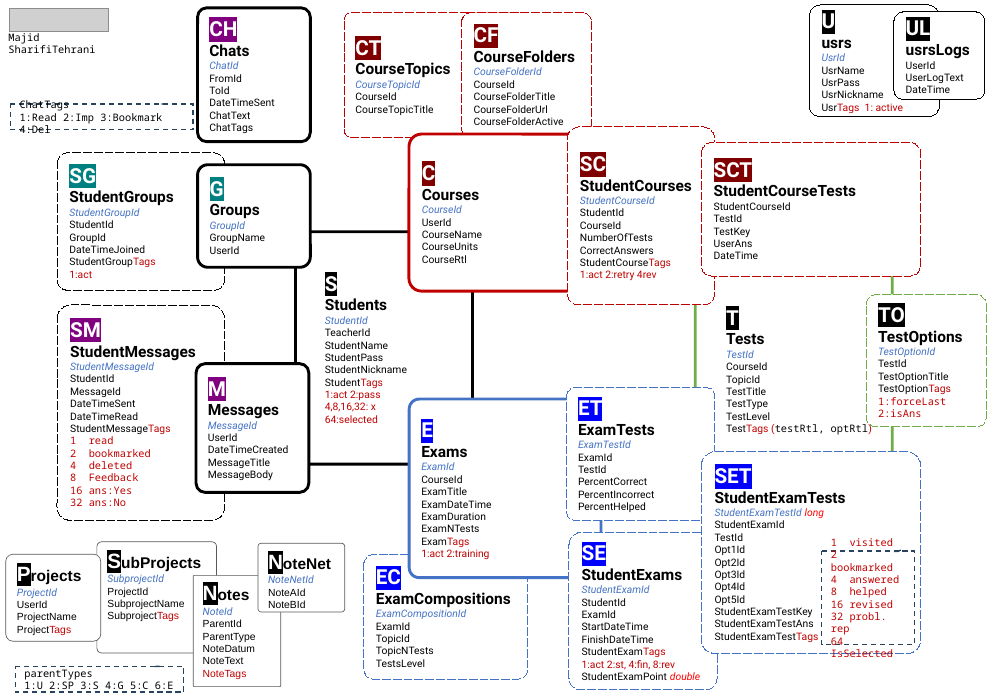
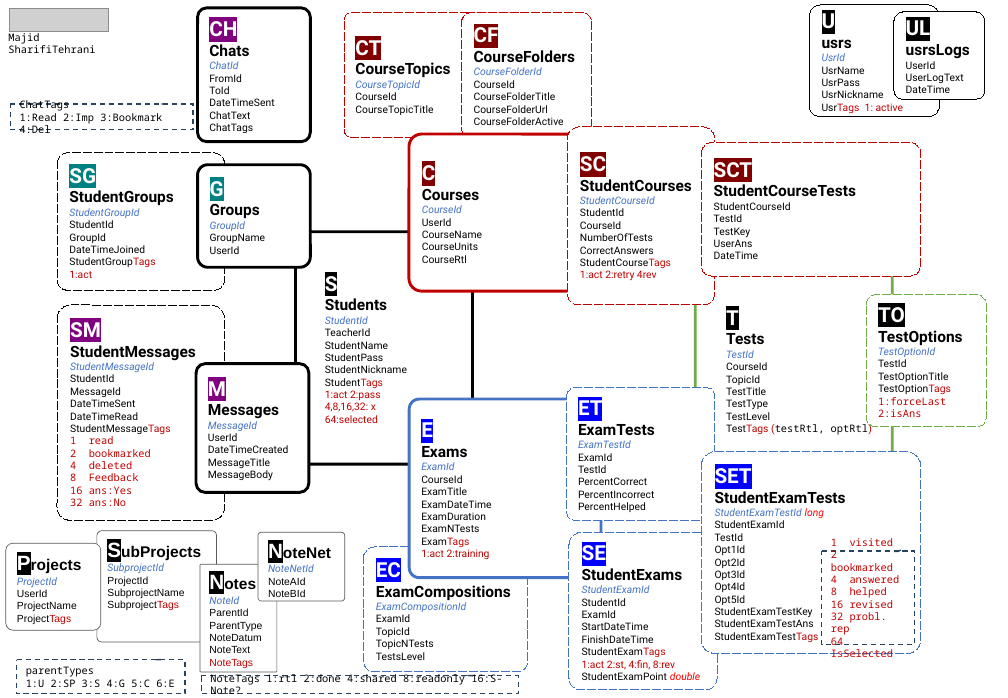
Before and after one commit to msht-ir/Examiner_blazorWebApp, a slide deck: slide 1 of ExaminerB/.appCatalog/ExaminerB notes 1404.pptx. Drawn at 1008x698 pixels with LibreOffice and Linux fonts; fonts in the diff are those of the drawing; grey boxes stand for pictures. Boxes give left, top, right and bottom in pixels: in the first picture for what was removed or moved away, otherwise in the second. Text is boxed around its words. In the diff, an @@ line names an element or a change of style, - is before the commit and + after.

```diff
--- a/ExaminerB/.appCatalog/ExaminerB notes 1404.pptx
+++ b/ExaminerB/.appCatalog/ExaminerB notes 1404.pptx
@@ 3 rounded rectangles: place and size @@
-3 rounded rectangles at (6,542,344,653)
+3 rounded rectangles at (6,531,344,642)
@@ rounded rectangle "Notes": place and size @@
-rounded rectangle "Notes" at (194,575,281,687)
+rounded rectangle "Notes" at (200,564,277,672)
@@ rounded rectangle "EC": place and size @@
-rounded rectangle "EC" at (364,554,529,679)
+rounded rectangle "EC" at (364,547,529,672)
@@ border callout "parentTypes": place and size @@
-border callout "parentTypes" at (15,666,183,692)
+border callout "parentTypes" at (17,660,185,693)
@@ border callout added at (201,676,518,693), outline #28445D 1 pt dashed, 8 pt, text #000000 @@
+NoteTags 1:rtl 2:done 4:shared 8:readonly 16:S-Note?
```
Also in this commit, not shown: 6 other files.
